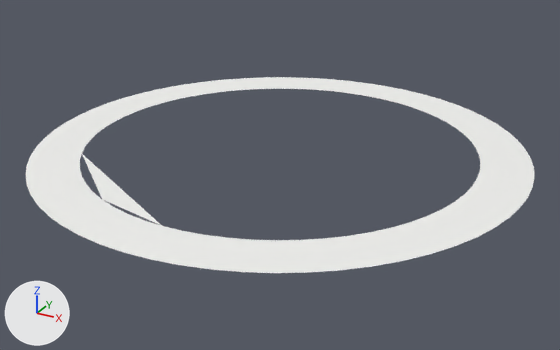
What one commit did to the glTF model models/mrsim/NextGateIndicator.glb.
The view is the same before and after, from a camera (50 mm lens) standing at (0.715, -1.3, 0.587) and looking at (0.011, -0.02, -0.052). Lighting does not change. The marker at lower left points along +X, +Y and +Z. The older version comes first.
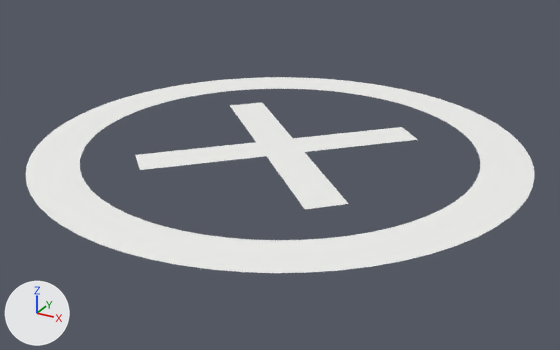
Patch to the scene script:
```diff
--- a/models/mrsim/NextGateIndicator.glb.py
+++ b/models/mrsim/NextGateIndicator.glb.py
@@ me_mesh_0 @@
 # used by ob_mesh_0; location = (0.0, 0.0, 0.0)
-me_mesh_0.from_pydata(...)  # 128 vertices, 129 faces; spans x -0.5..0.5, y -0.5..0.5, z 0.0
+me_mesh_0.from_pydata(...)  # 140 vertices, 138 faces; spans x -0.5..0.5, y -0.5..0.5, z 0.0
+# me_mesh_0 part 1
+# 1 face is deleted
+# 12 vertices are added at x -0.233..0.233, y -0.233..0.233, z 0.0
+# 10 new faces join them
 me_mesh_0.materials.append(mat_material_0)
```

Where the change shows, as pixel boxes (x1, y1, x2, y2) in the pictures (560 x 350 px):
part 1 of me_mesh_0, built on
    before: (82, 154, 162, 226)
    after: (135, 103, 418, 209)
